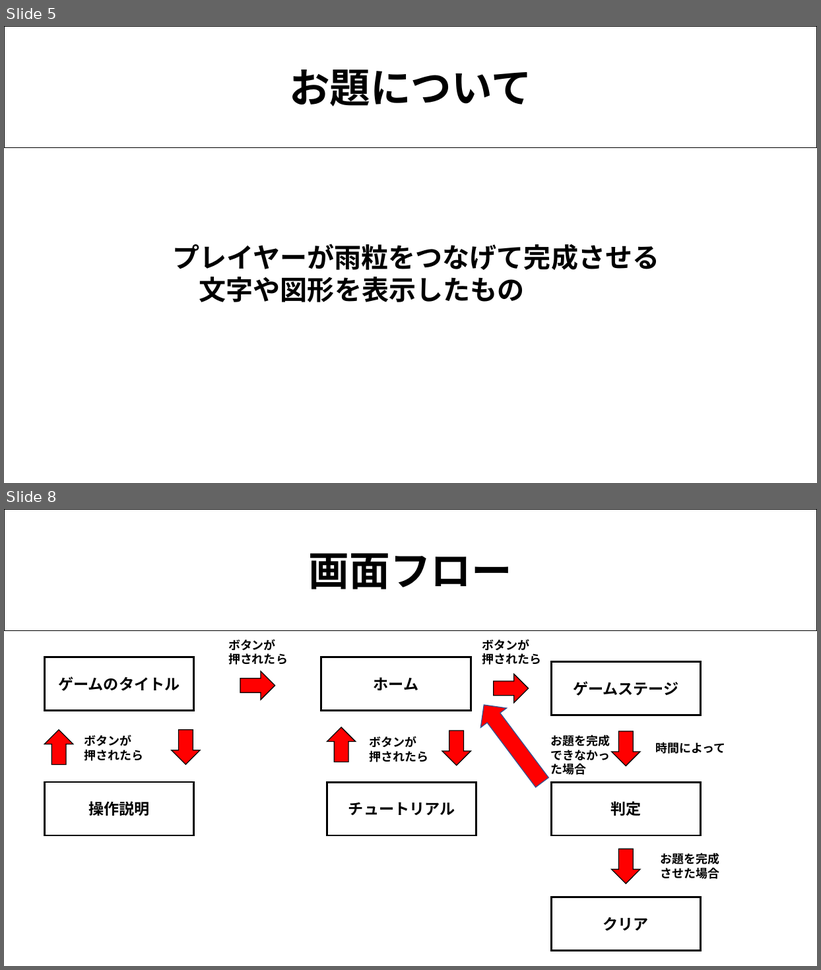
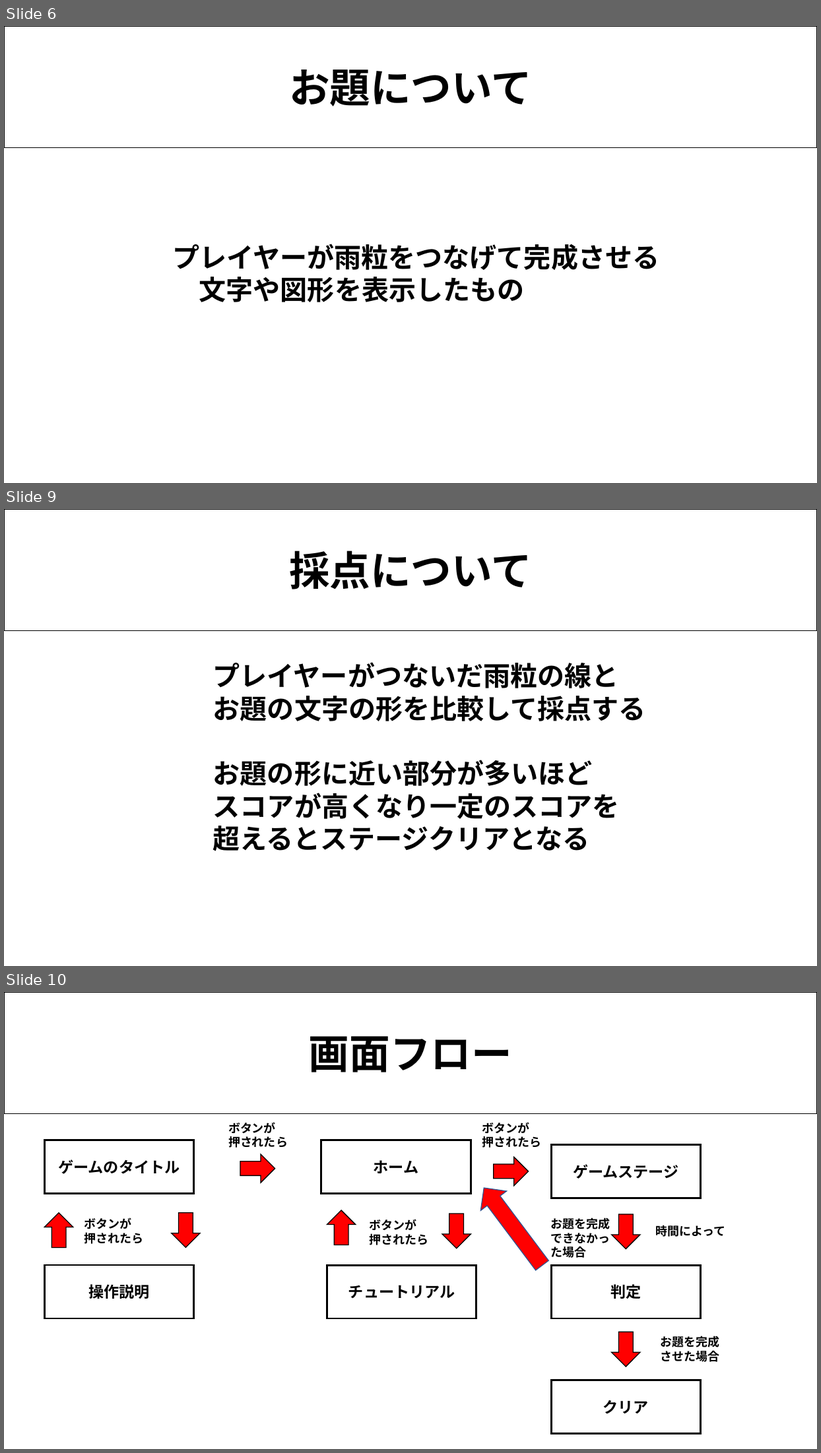
Before and after one commit to 2025Game/12Yamamoto, a slide deck: 3DLV3/Plam/雨粒を使って描く.pptx. Shown one above the other, each under a label of ours: slides 5 and 8 before the commit, slides 6, 9 and 10 after it; the slides between them are not shown. The pictures are 821x970 and 821x1453 pixels, drawn with LibreOffice and Linux fonts; fonts in the diff are those of the drawing. Boxes give left, top, right and bottom in pixels: in the first picture for what was removed or moved away, otherwise in the second. Text is boxed around its words. In the diff, an @@ line names an element or a change of style, - is before the commit and + after.

```diff
--- a/3DLV3/Plam/雨粒を使って描く.pptx
+++ b/3DLV3/Plam/雨粒を使って描く.pptx
@@ slide 9 added at (4, 509, 817, 966), background #FFFFFF @@
@@ rectangle added at (4, 509, 817, 631), fill #FFFFFF, outline #000000 1 pt, 48 pt, text #000000, bold @@
+採点について
@@ text added at (213, 662, 646, 852), 32 pt, text #000000, bold @@
+プレイヤーがつないだ雨粒の線と
+お題の文字の形を比較して採点する
+お題の形に近い部分が多いほど
+スコアが高くなり一定のスコアを
+超えるとステージクリアとなる
@@ what was slide 5 is now slide 6 @@
@@ what was slide 8 is now slide 10 @@
```
Also in this commit, not shown: 11 slides changed, 2 other slides added, 1 slide removed, 11 other files.
